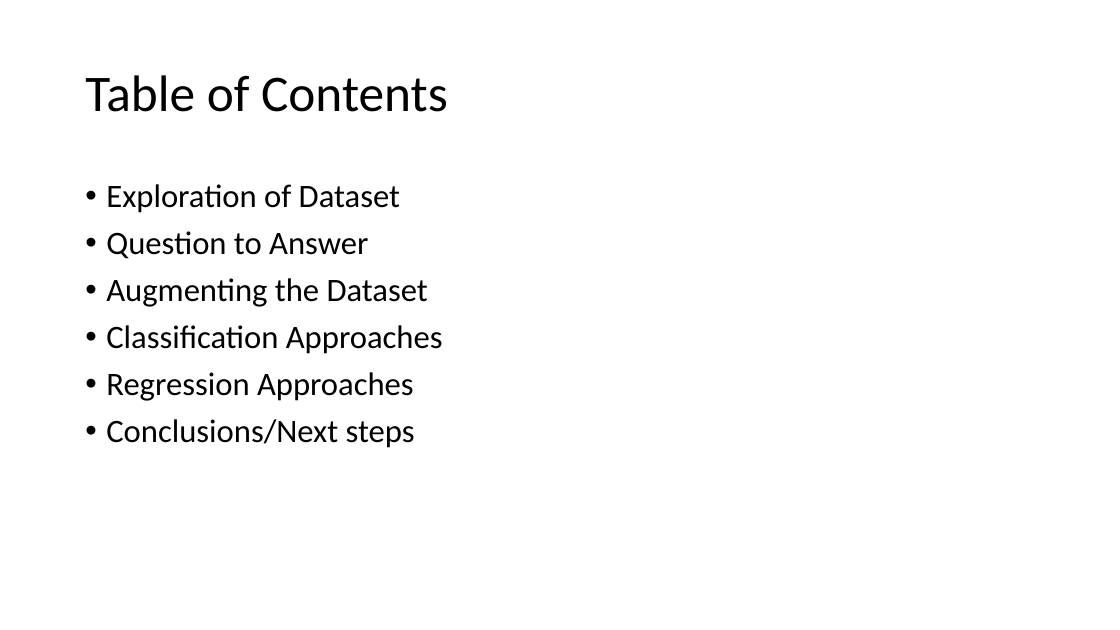
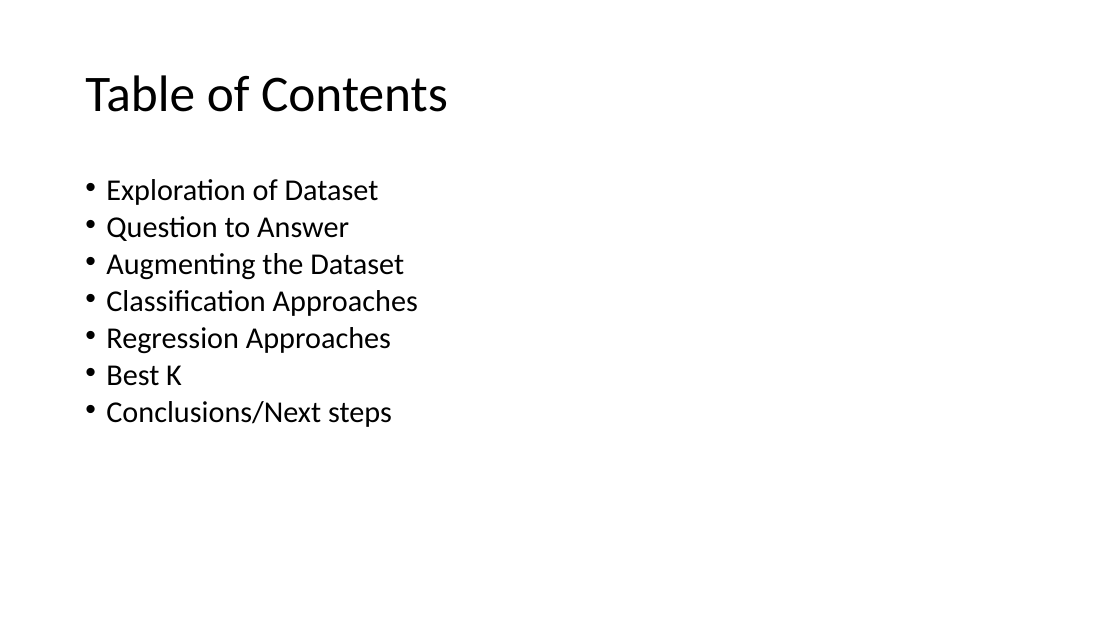
Before and after one commit to JacobHonore/Codecademy-Date-A-Scientist, a slide deck: slide 2 of Presentation.pptx. Drawn at 1120x630 pixels with LibreOffice and Linux fonts; fonts in the diff are those of the drawing. Boxes give left, top, right and bottom in pixels: in the first picture for what was removed or moved away, otherwise in the second. Text is boxed around its words. In the diff, an @@ line names an element or a change of style, - is before the commit and + after.

Commit message:
Add final presentation

```diff
--- a/Presentation.pptx
+++ b/Presentation.pptx
@@ text at (106,179,418,427): size 28 to 25.9 pt; line spacing 0.9 to 0.7 @@
@@ text at (106,365,182,386): paragraph added @@
+• Best K
```
Also in this commit, not shown: 4 slides added, 1 other file.
